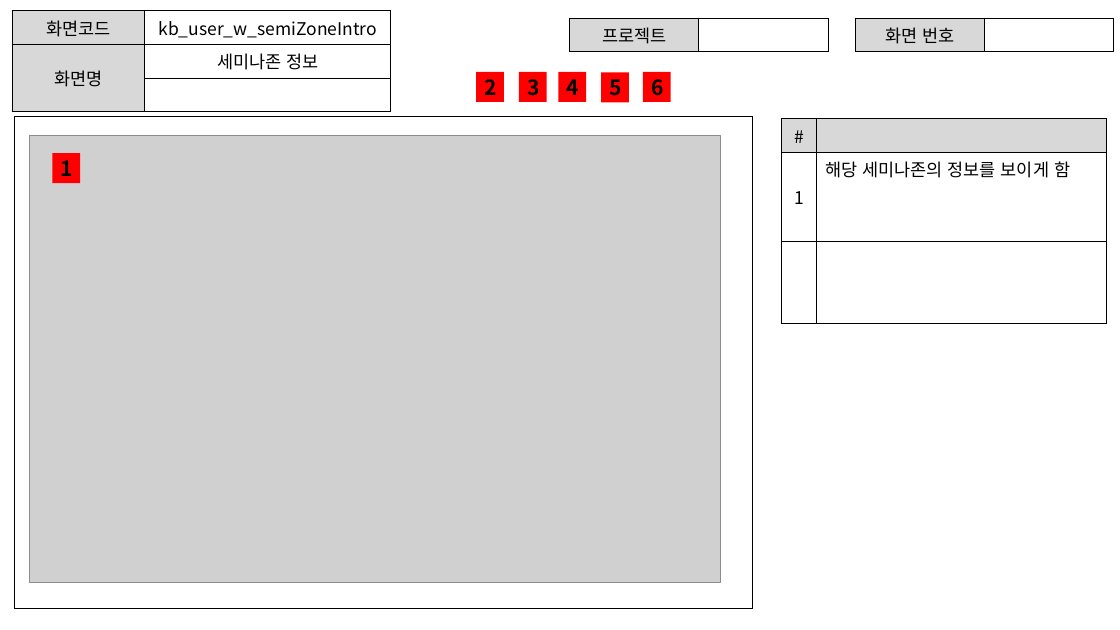
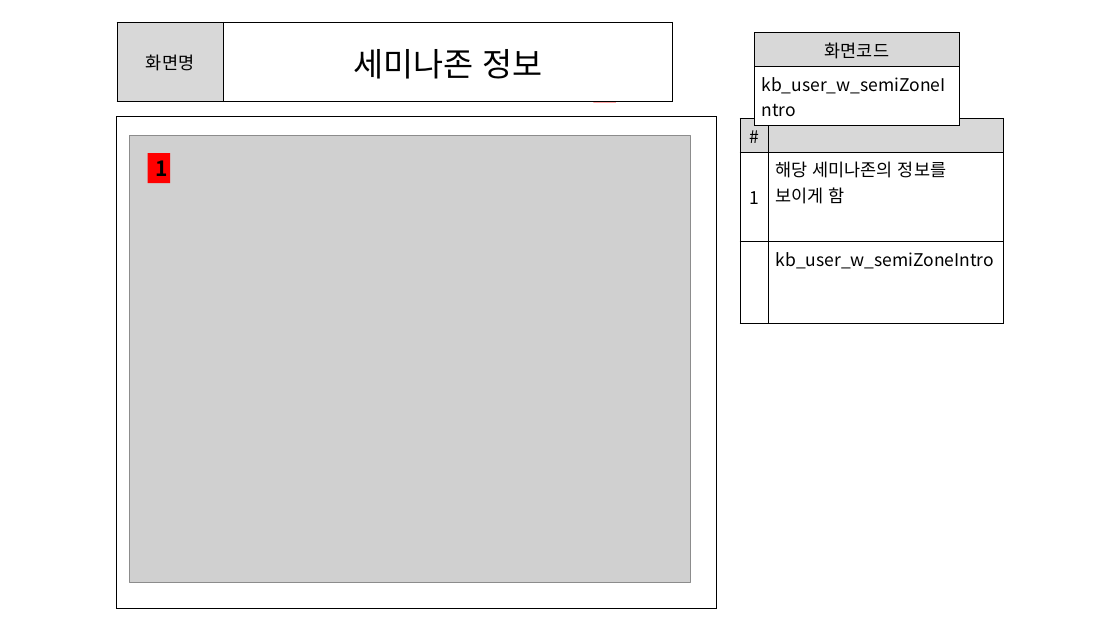
Before and after one commit to ezenteam2/e-Zone, a slide deck: slide 8 of 0 발표용 파워포인트/project05 - 파워포인트 종합 - 기범.pptx. Drawn at 1120x630 pixels with LibreOffice and Linux fonts; fonts in the diff are those of the drawing; grey boxes stand for pictures. Boxes give left, top, right and bottom in pixels: in the first picture for what was removed or moved away, otherwise in the second. Text is boxed around its words. In the diff, an @@ line names an element or a change of style, - is before the commit and + after.

```diff
--- a/0 발표용 파워포인트/project05 - 파워포인트 종합 - 기범.pptx
+++ b/0 발표용 파워포인트/project05 - 파워포인트 종합 - 기범.pptx
@@ table at (x1=118, y1=23, x2=673, y2=102) @@
-row 1: 화면코드 | kb_user_w_semiZoneIntro
-row 3:  | 
@@ table resized from (x1=12, y1=11, x2=391, y2=99) to (x1=118, y1=23, x2=673, y2=102) @@
@@ table removed at (x1=570, y1=18, x2=828, y2=48), 1 rows, 2 columns @@
-프로젝트 | 
@@ table removed at (x1=855, y1=18, x2=1114, y2=48), 1 rows, 2 columns @@
-화면 번호 | 
@@ table added at (x1=755, y1=33, x2=960, y2=98), 2 rows, 1 columns @@
+화면코드
+kb_user_w_semiZoneIntro
@@ text "2" rewrapped from (x1=476, y1=72, x2=504, y2=102) to (x1=500, y1=74, x2=512, y2=79) @@
@@ text "3" rewrapped from (x1=519, y1=72, x2=547, y2=102) to (x1=535, y1=74, x2=547, y2=75) @@
@@ text "4" rewrapped from (x1=559, y1=72, x2=586, y2=102) to (x1=567, y1=71, x2=579, y2=101) @@
@@ text "5" rewrapped from (x1=602, y1=72, x2=629, y2=102) to (x1=602, y1=71, x2=614, y2=101) @@
@@ text "6" rewrapped from (x1=643, y1=72, x2=670, y2=102) to (x1=636, y1=71, x2=648, y2=101) @@
@@ rectangle resized from (x1=14, y1=117, x2=752, y2=608) to (x1=117, y1=117, x2=717, y2=608) @@
@@ table at (x1=740, y1=118, x2=1004, y2=323) @@
-row 3, column 2: 
+row 3, column 2: kb_user_w_semiZoneIntro
@@ table resized from (x1=782, y1=118, x2=1107, y2=323) to (x1=740, y1=118, x2=1004, y2=323) @@
@@ picture resized from (x1=29, y1=135, x2=720, y2=582) to (x1=129, y1=135, x2=691, y2=582) @@
@@ rectangle "1" resized from (x1=52, y1=153, x2=80, y2=182) to (x1=148, y1=153, x2=171, y2=182) @@
```
Also in this commit, not shown: 15 other slides changed.
